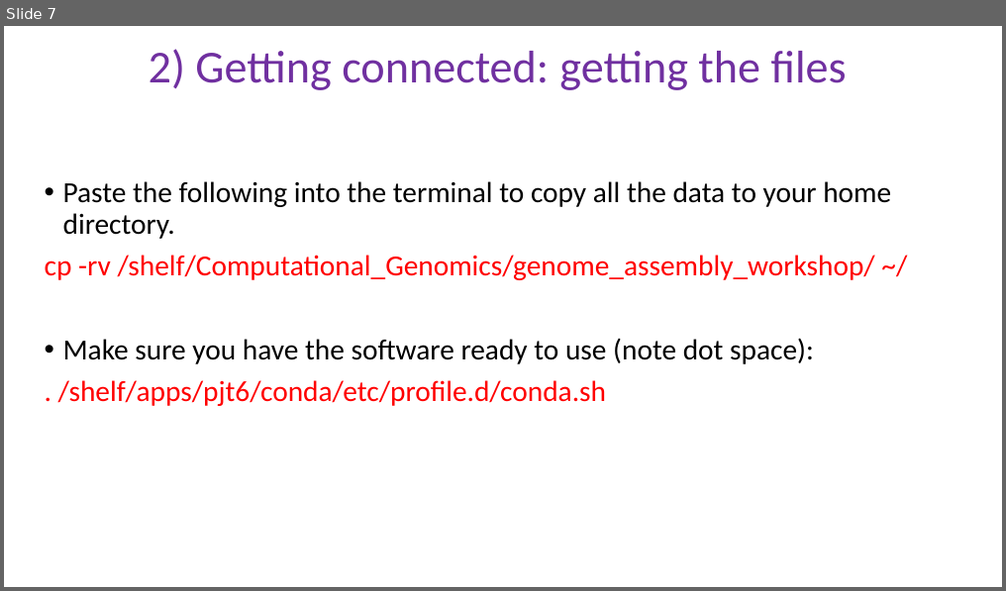
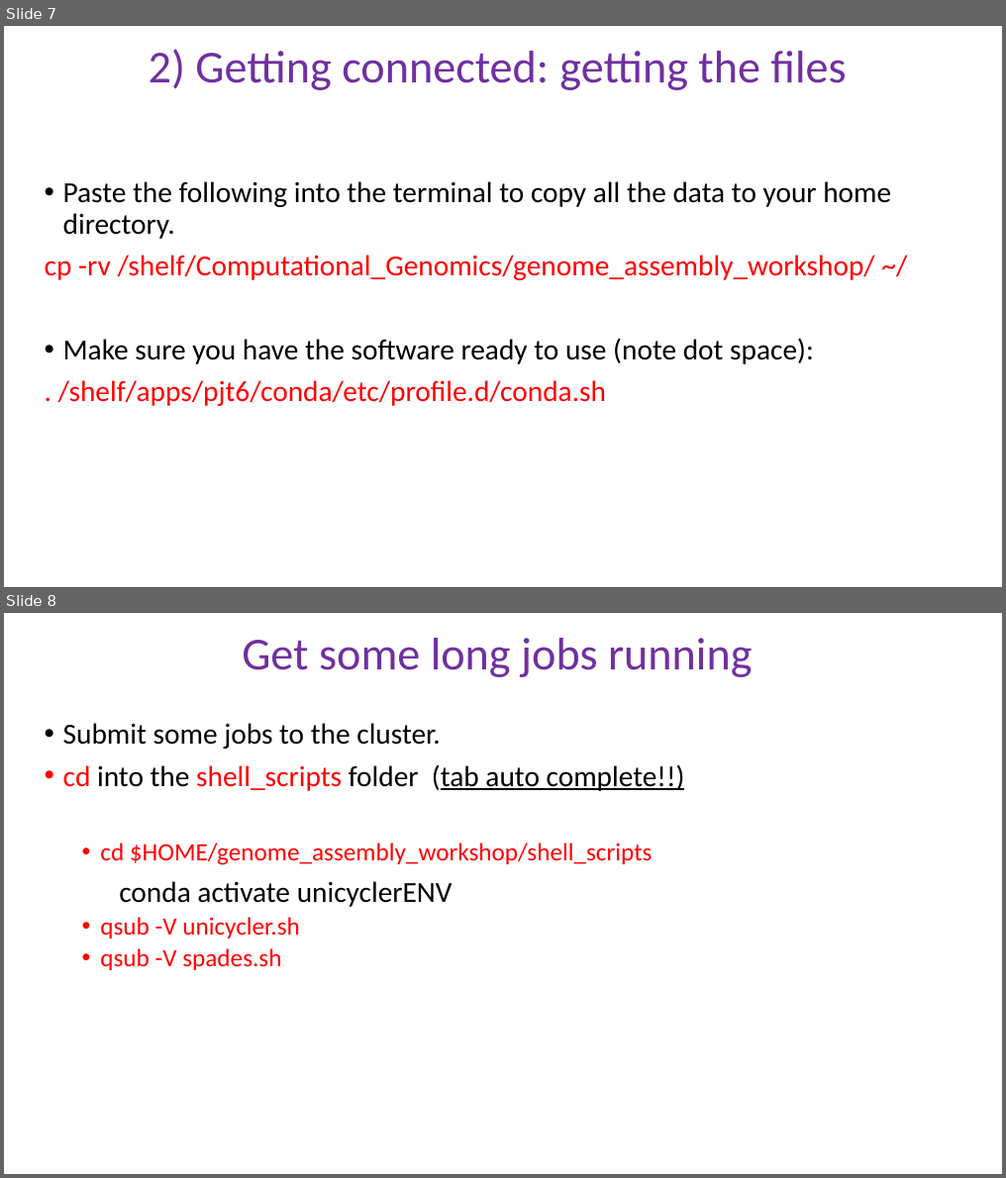
Before and after one commit to peterthorpe5/genome_assembly_workshop, a slide deck: Getting_started.pptx. Shown one above the other, each under a label of ours: slide 7 before the commit, slides 7 and 8 after it. The pictures are 1006x591 and 1006x1178 pixels, drawn with LibreOffice and Linux fonts; fonts in the diff are those of the drawing. Boxes give left, top, right and bottom in pixels: in the first picture for what was removed or moved away, otherwise in the second. Text is boxed around its words. In the diff, an @@ line names an element or a change of style, - is before the commit and + after.

```diff
--- a/Getting_started.pptx
+++ b/Getting_started.pptx
@@ slide 8 added at [4, 613, 1002, 1174], background #FFFFFF @@
@@ title added at [242, 638, 751, 677], 44 pt, text #7030A0 @@
+Get some long jobs running
@@ text added at [63, 723, 685, 970], 28 pt, text #FF0000 @@
+• Submit some jobs to the cluster.
+• cd into the shell_scripts folder (tab auto complete!!)
+  • cd $HOME/genome_assembly_workshop/shell_scripts
+conda activate unicyclerENV
+  • qsub -V unicycler.sh
+  • qsub -V spades.sh
```
Also in this commit, not shown: 3 other files.
